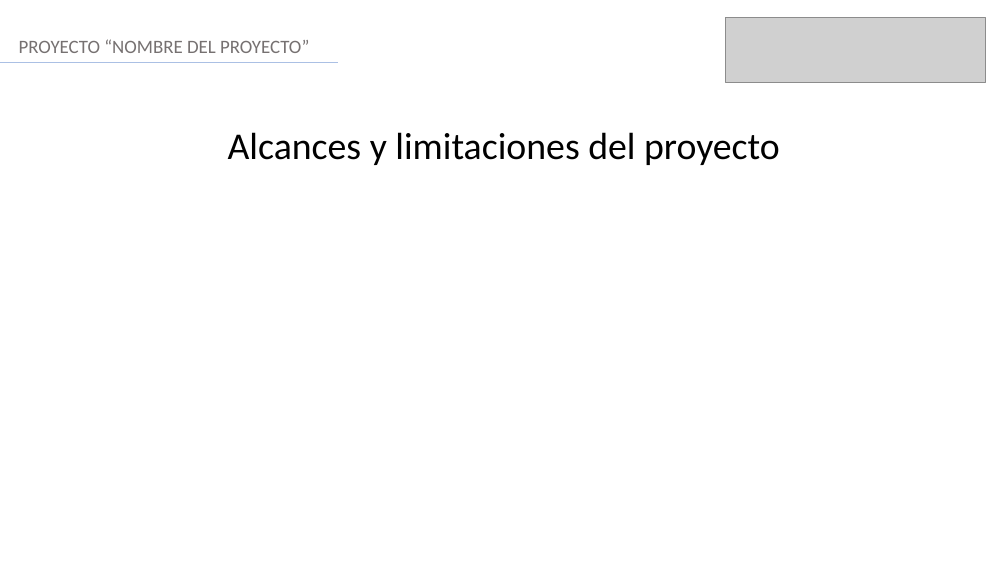
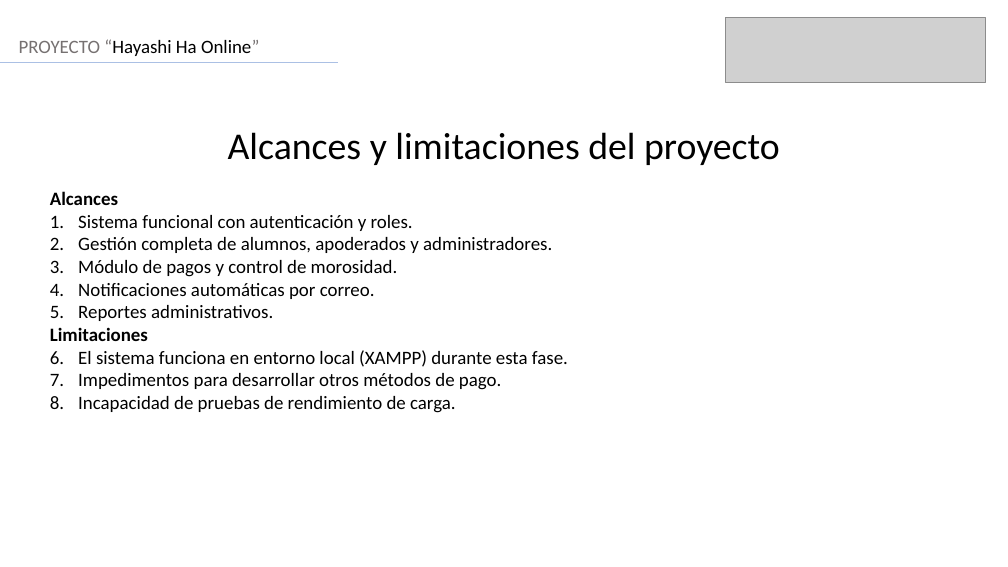
Before and after one commit to Ceidima/2025_PO_Capstone_708D_Grupo_6, a slide deck: slide 5 of Fase 3/Evidencias Proyecto/Formato Presentación final.pptx. Drawn at 1008x567 pixels with LibreOffice and Linux fonts; fonts in the diff are those of the drawing; grey boxes stand for pictures. Boxes give left, top, right and bottom in pixels: in the first picture for what was removed or moved away, otherwise in the second. Text is boxed around its words. In the diff, an @@ line names an element or a change of style, - is before the commit and + after.

```diff
--- a/Fase 3/Evidencias Proyecto/Formato Presentación final.pptx
+++ b/Fase 3/Evidencias Proyecto/Formato Presentación final.pptx
@@ text at box(19, 39, 259, 56): text changed; text colour #767171 to #000000 @@
-PROYECTO “NOMBRE DEL PROYECTO”
+PROYECTO “Hayashi Ha Online”
@@ text added at box(50, 191, 568, 413), 18 pt, text #000000 @@
+Alcances
+1. Sistema funcional con autenticación y roles.
+2. Gestión completa de alumnos, apoderados y administradores.
+3. Módulo de pagos y control de morosidad.
+4. Notificaciones automáticas por correo.
+5. Reportes administrativos.
+Limitaciones
+1. El sistema funciona en entorno local (XAMPP) durante esta fase.
+2. Impedimentos para desarrollar otros métodos de pago.
+3. Incapacidad de pruebas de rendimiento de carga.
```
Also in this commit, not shown: 11 other slides changed, 1 slide added, 1 slide removed, 2 other files.
